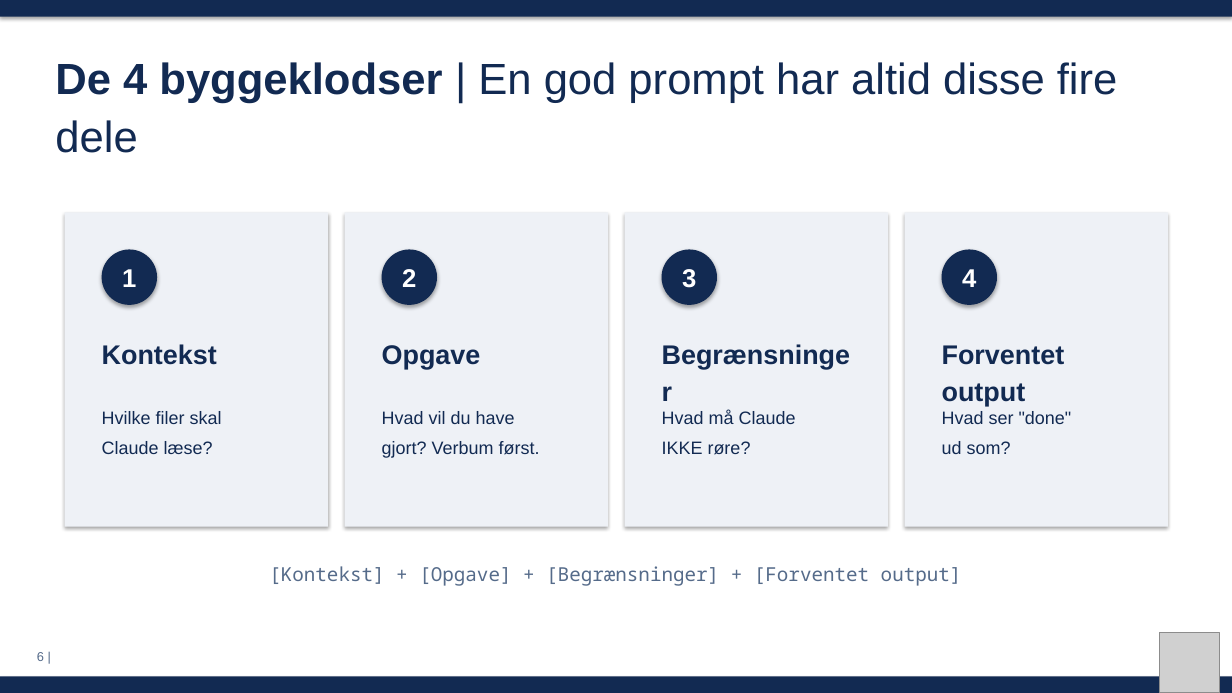
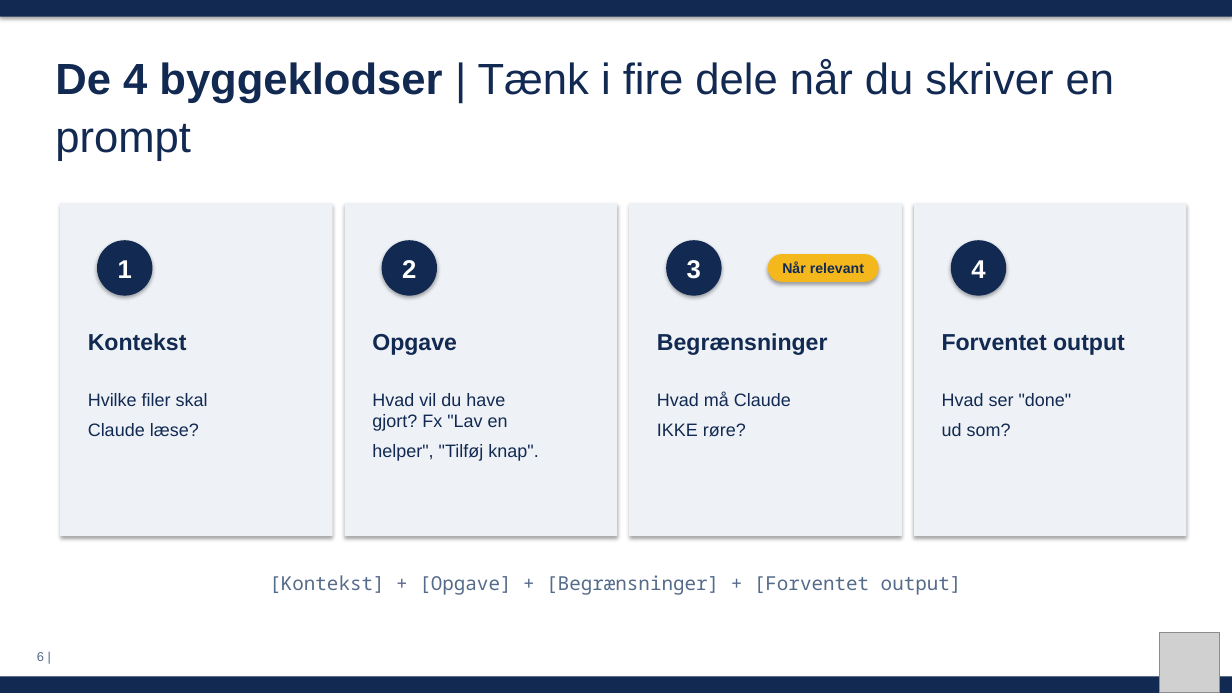
Before and after one commit to MatiasGramkow/EDCxClaudeWorkshop, a slide deck: slide 6 of slides/session1.pptx. Drawn at 1232x693 pixels with LibreOffice and Linux fonts; fonts in the diff are those of the drawing; grey boxes stand for pictures. Boxes give left, top, right and bottom in pixels: in the first picture for what was removed or moved away, otherwise in the second. Text is boxed around its words. In the diff, an @@ line names an element or a change of style, - is before the commit and + after.

```diff
--- a/slides/session1.pptx
+++ b/slides/session1.pptx
@@ text at box(55, 60, 1114, 161): text changed @@
-De 4 byggeklodser | En god prompt har altid disse fire dele
+De 4 byggeklodser | Tænk i fire dele når du skriver en prompt
@@ rectangle: place and size @@
-rectangle at box(65, 213, 328, 527)
+rectangle at box(60, 203, 333, 536)
@@ rectangle: place and size @@
-rectangle at box(345, 213, 608, 527)
+rectangle at box(345, 203, 617, 536)
@@ rectangle: place and size @@
-rectangle at box(625, 213, 888, 527)
+rectangle at box(629, 203, 902, 536)
@@ rectangle: place and size @@
-rectangle at box(905, 213, 1168, 527)
+rectangle at box(914, 203, 1187, 536)
@@ ellipse "1": place and size @@
-ellipse "1" at box(102, 250, 157, 305)
+ellipse "1" at box(97, 240, 152, 296)
@@ ellipse "2": place and size @@
-ellipse "2" at box(382, 250, 437, 305)
+ellipse "2" at box(382, 240, 437, 296)
@@ ellipse "3": place and size @@
-ellipse "3" at box(662, 250, 717, 305)
+ellipse "3" at box(666, 240, 722, 296)
@@ rounded rectangle added at box(768, 254, 879, 282), fill #F5B81C, 11 pt, text #122A52, bold @@
+Når relevant
@@ ellipse "4": place and size @@
-ellipse "4" at box(942, 250, 997, 305)
+ellipse "4" at box(951, 240, 1006, 296)
@@ text "Kontekst": place and size @@
-text "Kontekst" at box(102, 344, 217, 365)
+text "Kontekst" at box(88, 333, 187, 351)
@@ text "Opgave": place and size @@
-text "Opgave" at box(382, 345, 481, 369)
+text "Opgave" at box(372, 334, 457, 355)
@@ size 21 to 18 pt in 4 elements at box(88, 333, 187, 351), box(372, 334, 457, 355), box(657, 333, 828, 355), box(942, 334, 1125, 355) @@
@@ text "Forventet output": place and size @@
-text "Forventet output" at box(942, 345, 1065, 406)
+text "Forventet output" at box(942, 334, 1125, 355)
@@ text "Hvilke filer skal Claude læse?": place and size @@
-text "Hvilke filer skal Claude læse?" at box(102, 411, 222, 454)
+text "Hvilke filer skal Claude læse?" at box(88, 393, 208, 436)
@@ text "Hvad må Claude IKKE røre?": place and size @@
-text "Hvad må Claude IKKE røre?" at box(662, 410, 796, 455)
+text "Hvad må Claude IKKE røre?" at box(657, 392, 791, 437)
@@ text "Hvad ser "done" ud som?": place and size @@
-text "Hvad ser "done" ud som?" at box(942, 411, 1072, 454)
+text "Hvad ser "done" ud som?" at box(942, 393, 1072, 436)
@@ text at box(372, 393, 538, 461): text changed @@
-Hvad vil du have
-gjort? Verbum først.
+Hvad vil du have
+gjort? Fx "Lav en
+helper", "Tilføj knap".
@@ text "[Kontekst] + [Opgave] + [Begrænsninger] ...": place and size @@
-text "[Kontekst] + [Opgave] + [Begrænsninger] ..." at box(269, 566, 962, 586)
+text "[Kontekst] + [Opgave] + [Begrænsninger] ..." at box(269, 575, 962, 595)
```
Also in this commit, not shown: 1 other file.
